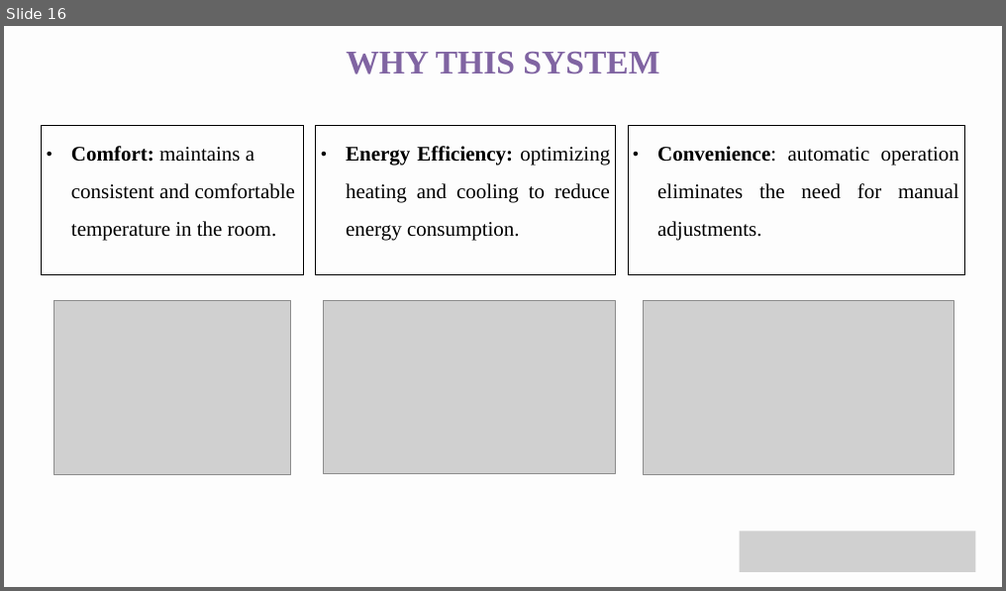
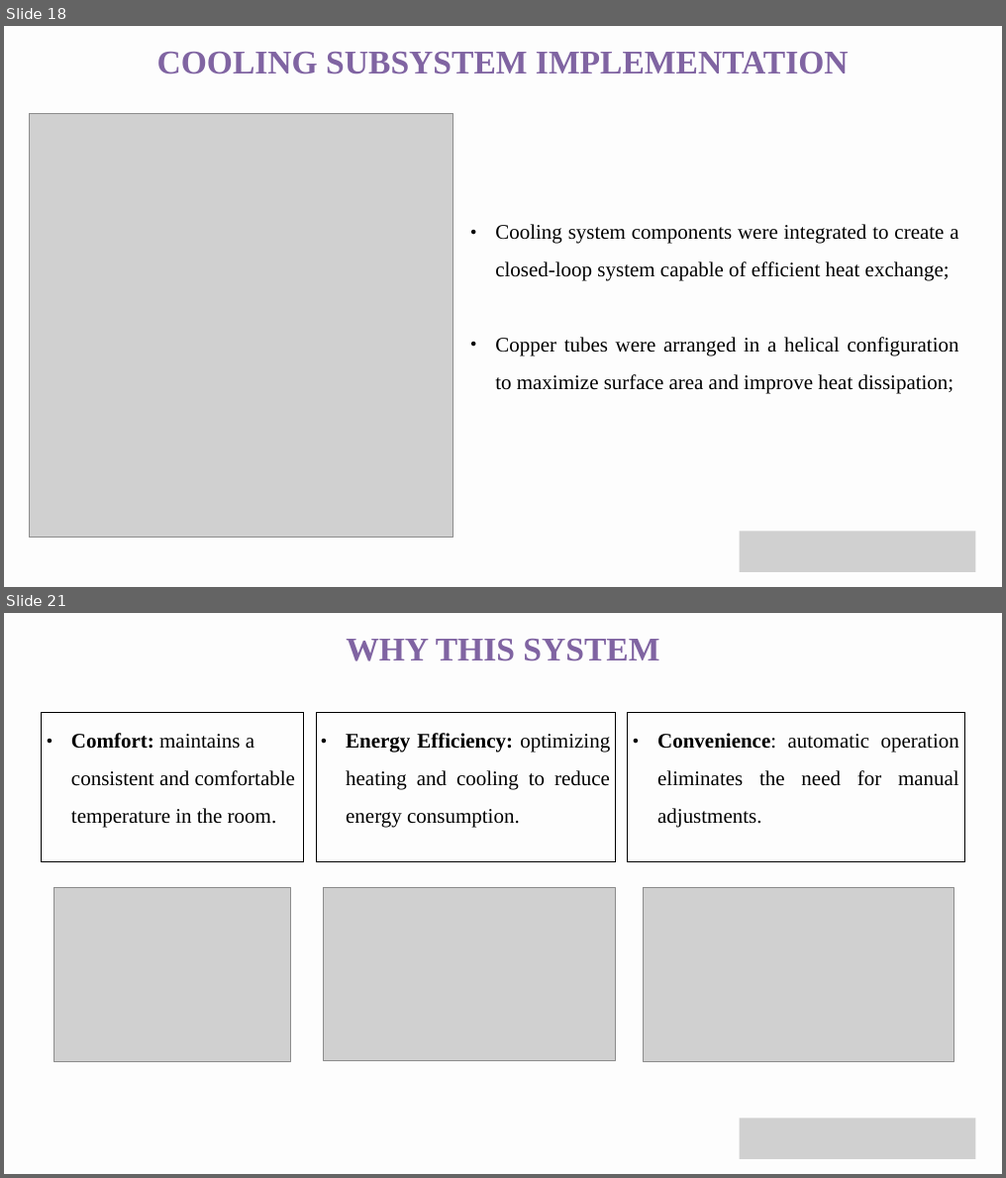
Before and after one commit to arc1o1/Automated_Temperature_Control_System, a slide deck: 02_documentation/Automated_Temperature_Control_System_GIP_Project_Implementation_Presentation.pptx. Shown one above the other, each under a label of ours: slide 16 before the commit, slides 18 and 21 after it; the slides between them are not shown. The pictures are 1006x591 and 1006x1178 pixels, drawn with LibreOffice and Linux fonts; fonts in the diff are those of the drawing; grey boxes stand for pictures. Boxes give left, top, right and bottom in pixels: in the first picture for what was removed or moved away, otherwise in the second. Text is boxed around its words. In the diff, an @@ line names an element or a change of style, - is before the commit and + after.

```diff
--- a/02_documentation/Automated_Temperature_Control_System_GIP_Project_Implementation_Presentation.pptx
+++ b/02_documentation/Automated_Temperature_Control_System_GIP_Project_Implementation_Presentation.pptx
@@ slide 18 added at [4, 26, 1002, 587], background #FDFDFD @@
@@ text added at [157, 52, 848, 75], 48 pt, text #8064A2, bold @@
+COOLING SUBSYSTEM IMPLEMENTATION
@@ picture added at [29, 113, 453, 538] @@
@@ text added at [495, 224, 959, 393], 30 pt, text #000000 @@
+● Cooling system components were integrated to create a closed-loop system capable of efficient heat exchange;
+● Copper tubes were arranged in a helical configuration to maximize surface area and improve heat dissipation;
@@ picture added at [740, 532, 975, 572] @@
@@ what was slide 16 is now slide 21 @@
```
Also in this commit, not shown: 8 slides changed, 11 other slides added, 7 slides removed, 4 other files.
